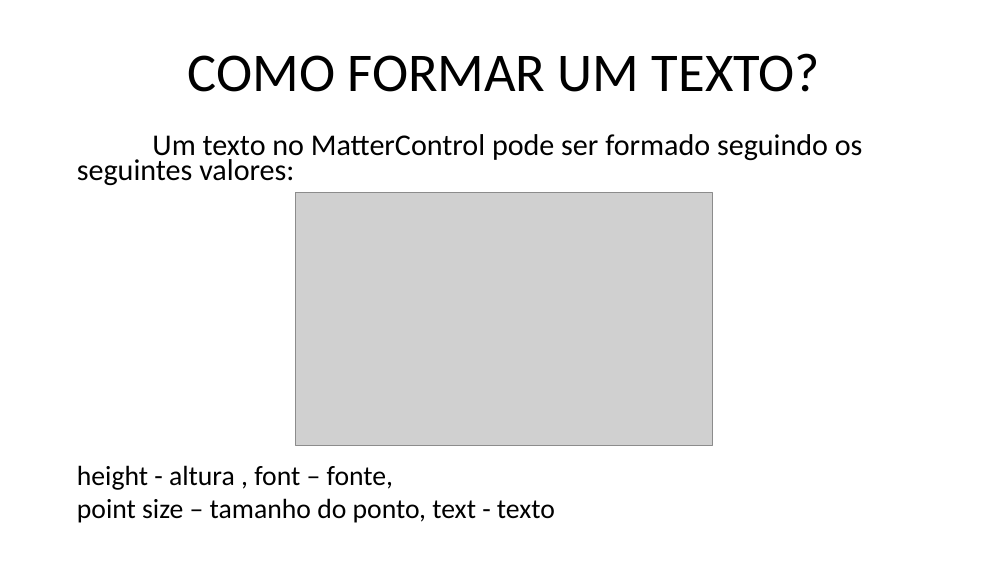
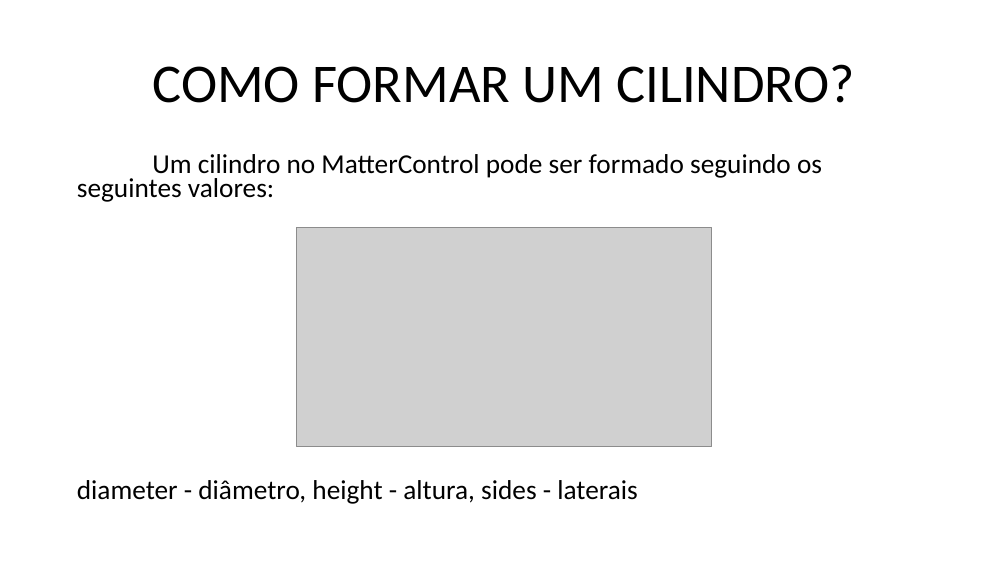
Before and after one commit to marcosdosea/ManualImpessora3D, a slide deck: slide 18 of Curso/Fundamentos de impressão 3D - Objetos.pptx (slide 17 before the commit). Drawn at 1008x567 pixels with LibreOffice and Linux fonts; fonts in the diff are those of the drawing; grey boxes stand for pictures. Boxes give left, top, right and bottom in pixels: in the first picture for what was removed or moved away, otherwise in the second. Text is boxed around its words. In the diff, an @@ line names an element or a change of style, - is before the commit and + after.

```diff
--- a/Curso/Fundamentos de impressão 3D - Objetos.pptx
+++ b/Curso/Fundamentos de impressão 3D - Objetos.pptx
@@ title at (152,64,855,103): text changed @@
-COMO FORMAR UM TEXTO?
+COMO FORMAR UM CILINDRO?
@@ text at (77,154,822,504): text changed; size 28.7 to 26 pt @@
-Um texto no MatterControl pode ser formado seguindo os seguintes valores:
-height - altura , font – fonte,
-point size – tamanho do ponto, text - texto
+Um cilindro no MatterControl pode ser formado seguindo os seguintes valores:
+diameter - diâmetro, height - altura, sides - laterais
@@ picture: place and size @@
-picture at (296,193,712,445)
+picture at (296,227,712,447)
```
Also in this commit, not shown: 15 other slides changed, 7 slides added, 6 other files.
